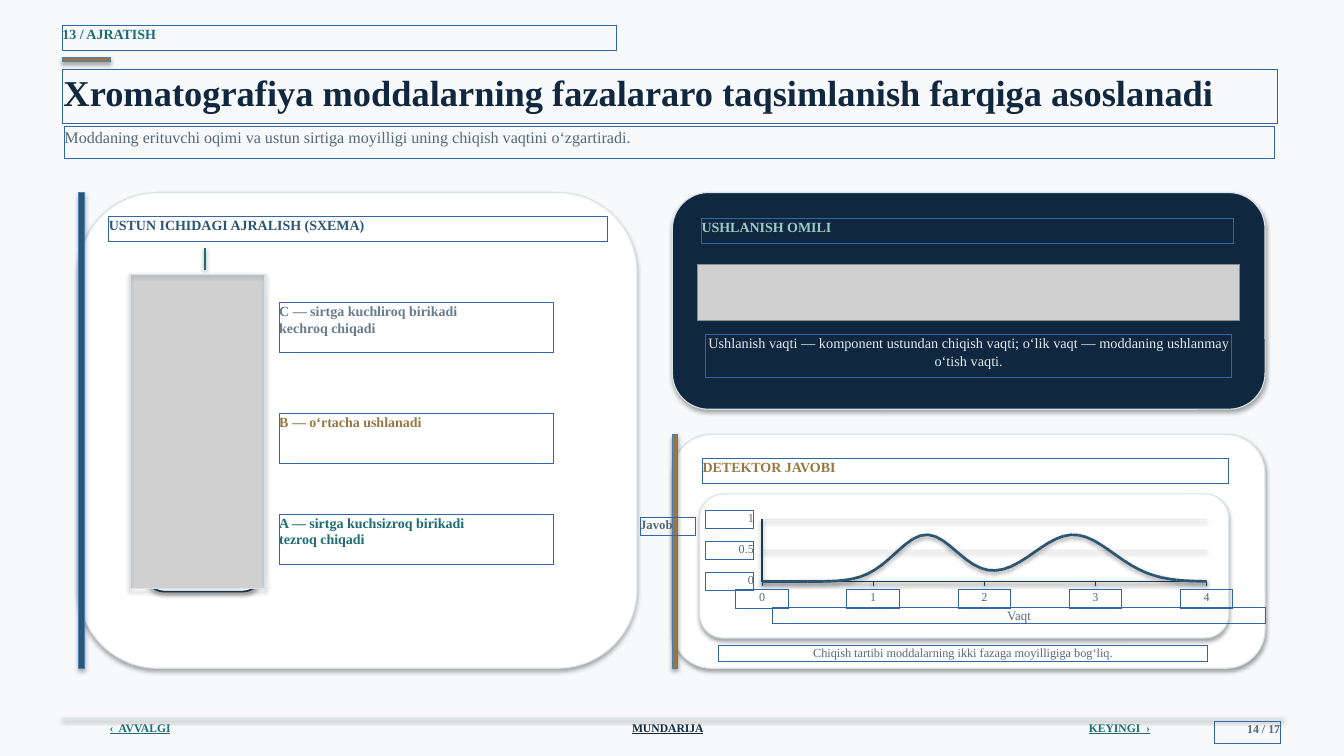
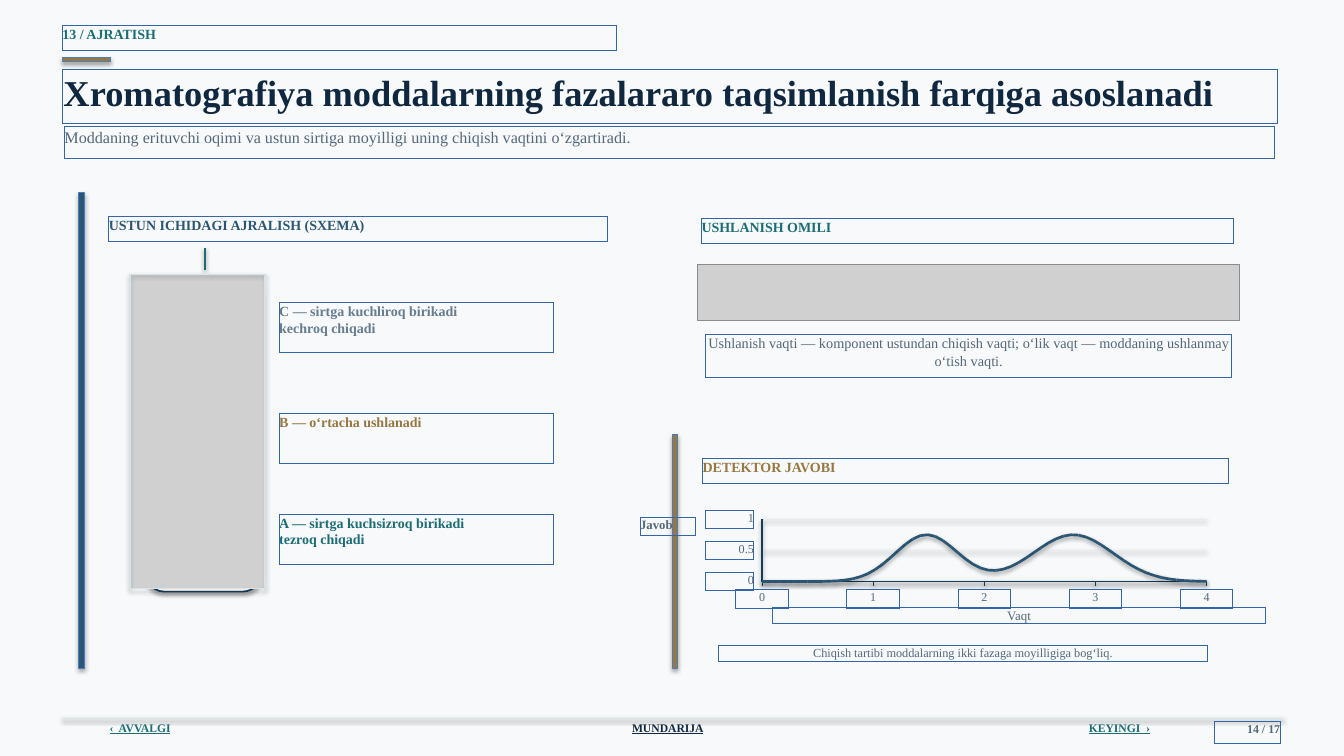
Before and after one commit to jabborovd18-collab/taqdimot-fayllari, a slide deck: slide 14 of sirt_hodisalari_adsorbsiya_ilmi.pptx. Drawn at 1344x756 pixels with LibreOffice and Linux fonts; fonts in the diff are those of the drawing; grey boxes stand for pictures; background and template pictures are left out. Boxes give left, top, right and bottom in pixels: in the first picture for what was removed or moved away, otherwise in the second. Text is boxed around its words. In the diff, an @@ line names an element or a change of style, - is before the commit and + after.

```diff
--- a/sirt_hodisalari_adsorbsiya_ilmi.pptx
+++ b/sirt_hodisalari_adsorbsiya_ilmi.pptx
@@ rounded rectangle removed at (79, 193, 637, 668) @@
@@ rounded rectangle removed at (673, 193, 1265, 409) @@
@@ text "USHLANISH OMILI" at (702, 222, 831, 232): text colour #9ACBC6 to #1D6D75 @@
@@ text "Ushlanish vaqti — komponent ustundan ..." at (708, 338, 1229, 369): text colour #E2E9EE to #536879 @@
@@ rounded rectangle removed at (673, 435, 1265, 668) @@
@@ rounded rectangle removed at (700, 494, 1229, 638) @@
```
Also in this commit, not shown: 15 other slides changed.
